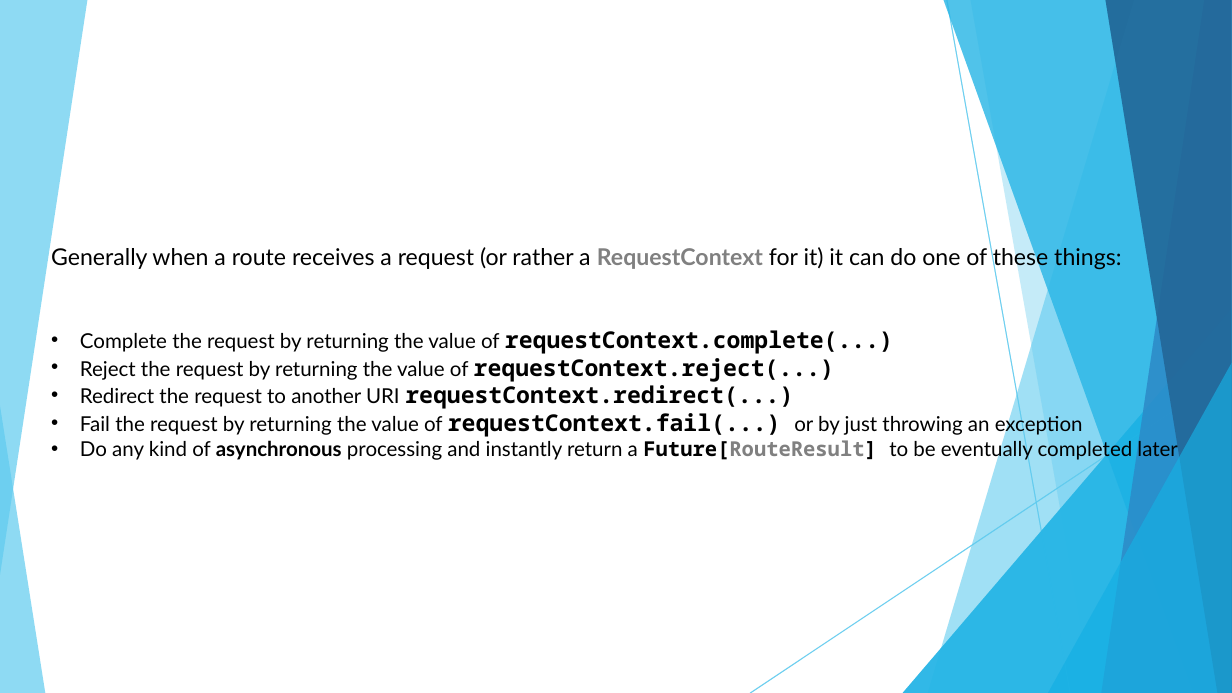
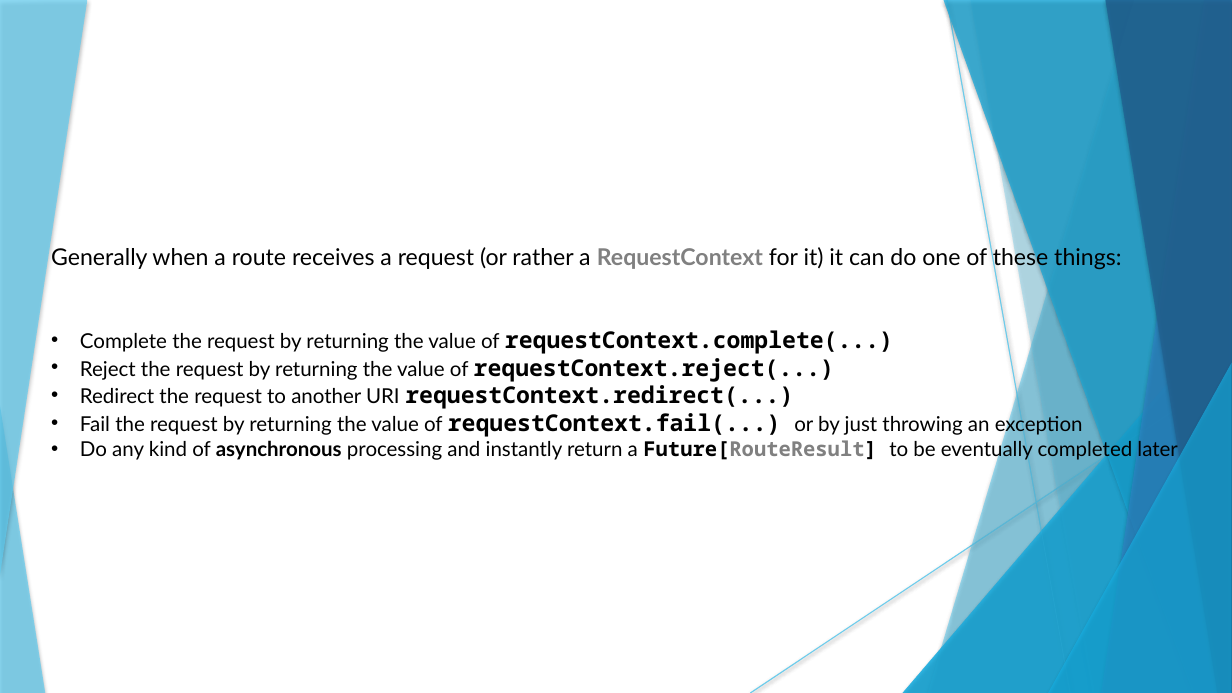
Before and after one commit to gmax-ws/akka-hhtp-microservice, a slide deck: slide 9 of presentation/reactive-microservice.pptx. Drawn at 1232x693 pixels with LibreOffice and Linux fonts; fonts in the diff are those of the drawing. Boxes give left, top, right and bottom in pixels: in the first picture for what was removed or moved away, otherwise in the second. Text is boxed around its words. In the diff, an @@ line names an element or a change of style, - is before the commit and + after.

```diff
--- a/presentation/reactive-microservice.pptx
+++ b/presentation/reactive-microservice.pptx
@@ line (947, 0) - (1070, 693): stroke #5FCBEF 0.75 pt to #5FCBEF 0.74 pt @@
@@ line (947, 0) - (1070, 693): stroke #5FCBEF 0.75 pt to #5FCBEF 0.74 pt @@
@@ freeform shape at box(970, 0, 1232, 693): shadow on; outline redrawn @@
@@ freeform shape at box(970, 0, 1232, 693): shadow on; outline redrawn @@
@@ line (1232, 372) - (750, 693): stroke #5FCBEF 0.75 pt to #5FCBEF 0.74 pt @@
@@ line (1232, 372) - (750, 693): stroke #5FCBEF 0.75 pt to #5FCBEF 0.74 pt @@
@@ shadow on in 14 elements at box(928, 0, 1232, 693), box(903, 308, 1232, 693), box(944, 0, 1232, 693), box(1102, 0, 1232, 693), box(1105, 0, 1232, 693), box(1048, 363, 1232, 693), box(0, 406, 45, 693), box(0, 0, 87, 575), box(928, 0, 1232, 693), box(903, 308, 1232, 693), box(944, 0, 1232, 693), box(1102, 0, 1232, 693), box(1105, 0, 1232, 693), box(1048, 363, 1232, 693) @@
```
Also in this commit, not shown: 21 other slides changed, 4 other files.
